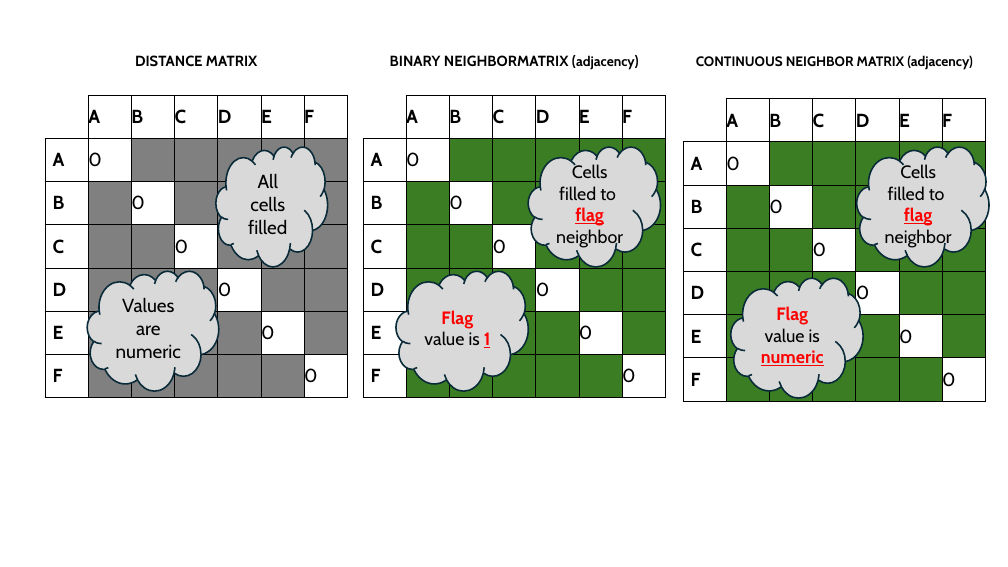
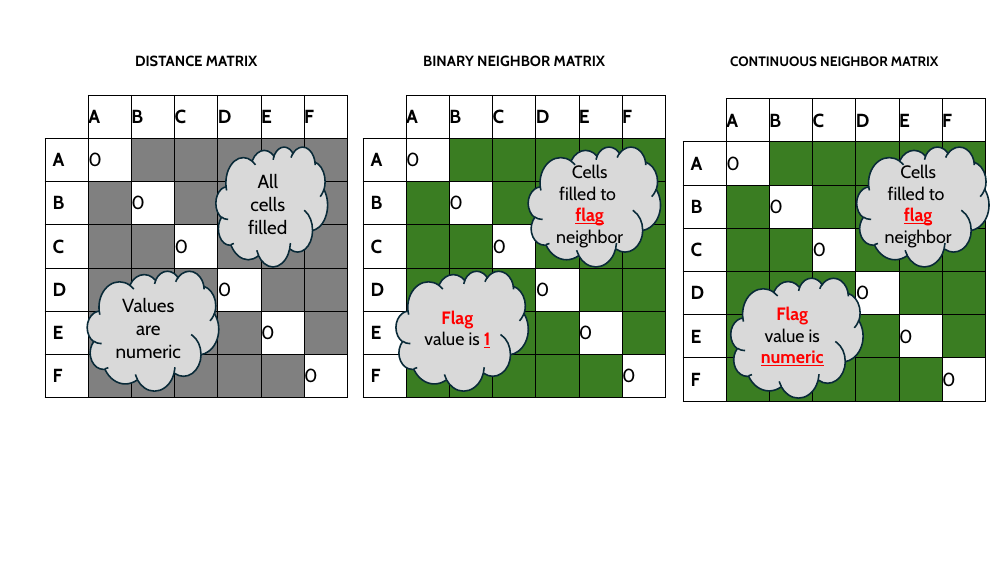
Before and after one commit to CienciaDeDatosEspacial/spatial_autoCorr, a slide deck: slide 1 of matrix.pptx. Drawn at 1008x567 pixels with LibreOffice and Linux fonts; fonts in the diff are those of the drawing. Boxes give left, top, right and bottom in pixels: in the first picture for what was removed or moved away, otherwise in the second. Text is boxed around its words. In the diff, an @@ line names an element or a change of style, - is before the commit and + after.

```diff
--- a/matrix.pptx
+++ b/matrix.pptx
@@ text at (x1=423, y1=55, x2=605, y2=67): text changed @@
-BINARY NEIGHBORMATRIX (adjacency)
+BINARY NEIGHBOR MATRIX
@@ text at (x1=730, y1=56, x2=939, y2=67): text changed @@
-CONTINUOUS NEIGHBOR MATRIX (adjacency)
+CONTINUOUS NEIGHBOR MATRIX
```
Also in this commit, not shown: 25 other files.
